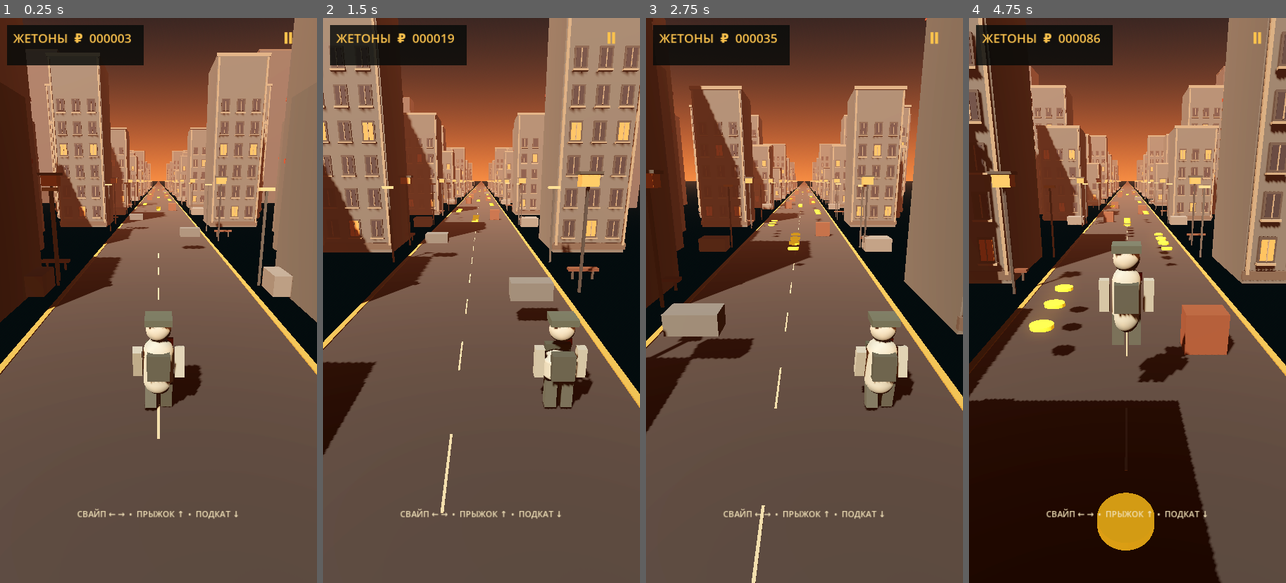
Above: before the commit, frames 1-4 (left to right).
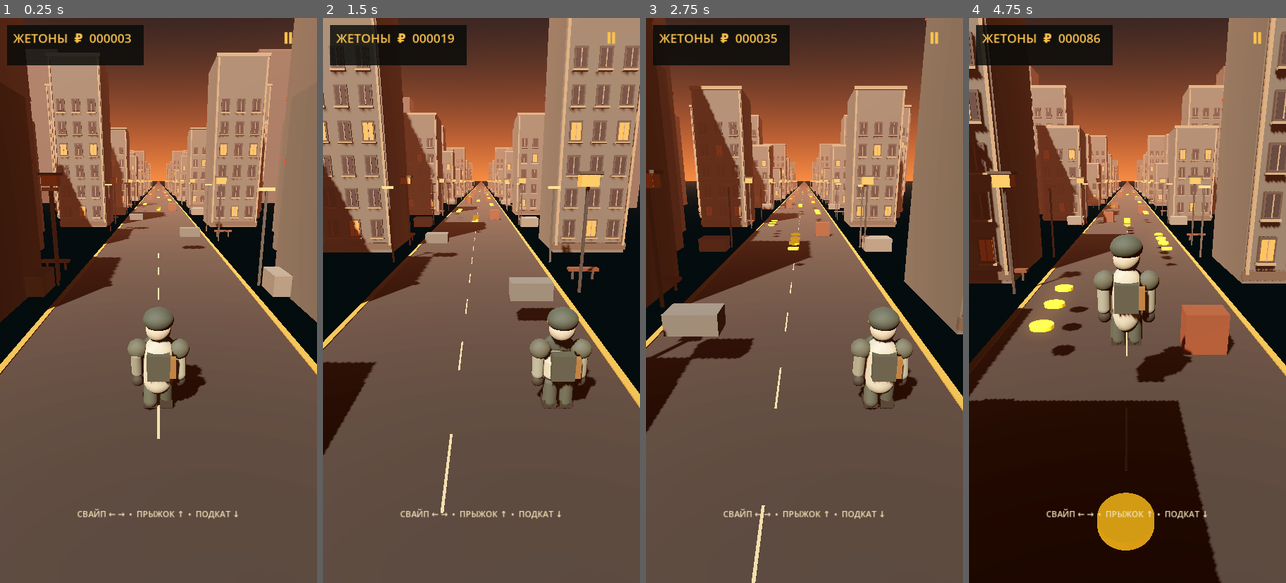
Above: after the commit, the same moments.

Repository: tushkabeliy-netizen/Atomic-Runner
Game: Godot game, scene res://scenes/Main.tscn
Same seed, same stepped clock (60 frames per second), same inputs: the game is played once before the commit and once after it.
Inputs (mouse positions are in pixels of both pictures, inside the frame that each line leads up to):
- Up to frame 1 (0.25 s): no input
- Up to frame 2 (1.5 s): tap Enter at 0.5, 0.6 s; move the mouse to (551, 272) at 0.52 s; hold Right 0.53-1.25 s; click (551, 272) at 0.67 s; drag from (418, 328) to (465, 413) at 1.27 s
- Up to frame 3 (2.75 s): move the mouse to (836, 176) at 2.02 s; hold Right from 2.03 s (still down); tap Enter at 2.1 s
- Up to frame 4 (4.75 s): release Right at 2.75 s; drag from (1111, 413) to (1032, 215) at 2.77 s; move the mouse to (1222, 385) at 3.52 s; hold Left 3.53-4.25 s; tap Enter at 3.6 s; drag from (1032, 215) to (1079, 159) at 4.27 s

The runs differ from the first frame. In frame 1, 0.9% of the frame differs, in the area x 40-66%, y 51-70%; in frame 2, 1.0%; in frame 3, 0.9%; in frame 4, 1.2%, in the area x 39-71%, y 38-65%.

Commit message:
Replace blocky runner with articulated retrofuturist armored character

Diff:
--- a/scripts/main.gd
+++ b/scripts/main.gd
@@ -171,15 +171,26 @@
     head.position = Vector3(0, 1.98, 0)
     head.material_override = _material(Color(0.72, 0.7, 0.58))
     player.add_child(head)
-    _box(player, "Helmet", Vector3(0.62, 0.16, 0.62), Vector3(0, 2.22, 0), Color(0.22, 0.29, 0.24))
-    _box(player, "Armored chest", Vector3(0.62, 0.48, 0.2), Vector3(0, 1.25, -0.34), Color(0.16, 0.23, 0.19))
-    _box(player, "Chest insignia", Vector3(0.22, 0.12, 0.07), Vector3(0, 1.38, -0.46), Color(0.72, 0.16, 0.1))
-    _box(player, "Red shoulder marking", Vector3(0.16, 0.18, 0.08), Vector3(0.28, 1.48, -0.42), Color(0.65, 0.13, 0.09))
-    arm_left = _box(player, "Left arm", Vector3(0.22, 0.72, 0.24), Vector3(-0.49, 1.16, 0), Color(0.57, 0.59, 0.5))
-    arm_right = _box(player, "Right arm", Vector3(0.22, 0.72, 0.24), Vector3(0.49, 1.16, 0), Color(0.57, 0.59, 0.5))
-    leg_left = _box(player, "Left leg", Vector3(0.27, 0.72, 0.31), Vector3(-0.19, 0.38, 0.02), Color(0.23, 0.29, 0.25))
-    leg_right = _box(player, "Right leg", Vector3(0.27, 0.72, 0.31), Vector3(0.19, 0.38, 0.02), Color(0.23, 0.29, 0.25))
+    _sphere_part(player, "Helmet shell", Vector3(0.35, 0.27, 0.35), Vector3(0, 2.22, 0.01), Color(0.19, 0.27, 0.23))
+    _sphere_part(player, "Helmet brow", Vector3(0.34, 0.07, 0.31), Vector3(0, 2.12, -0.08), Color(0.42, 0.39, 0.28))
+    _sphere_part(player, "Helmet visor", Vector3(0.22, 0.105, 0.075), Vector3(0, 2.03, -0.265), Color(0.07, 0.19, 0.22))
+    _sphere_part(player, "Armored chest", Vector3(0.43, 0.43, 0.17), Vector3(0, 1.31, -0.31), Color(0.15, 0.23, 0.19))
+    _sphere_part(player, "Chest insignia", Vector3(0.13, 0.13, 0.045), Vector3(0, 1.42, -0.47), Color(0.78, 0.18, 0.1))
+    _sphere_part(player, "Left shoulder armor", Vector3(0.24, 0.23, 0.25), Vector3(-0.48, 1.48, -0.01), Color(0.25, 0.31, 0.26))
+    _sphere_part(player, "Right shoulder armor", Vector3(0.24, 0.23, 0.25), Vector3(0.48, 1.48, -0.01), Color(0.25, 0.31, 0.26))
+    arm_left = _capsule_part(player, "Left arm", 0.145, 0.82, Vector3(-0.5, 1.12, 0.0), Color(0.48, 0.53, 0.45))
+    arm_right = _capsule_part(player, "Right arm", 0.145, 0.82, Vector3(0.5, 1.12, 0.0), Color(0.48, 0.53, 0.45))
+    _sphere_part(player, "Left glove", Vector3(0.15, 0.15, 0.15), Vector3(-0.5, 0.66, -0.015), Color(0.12, 0.16, 0.14))
+    _sphere_part(player, "Right glove", Vector3(0.15, 0.15, 0.15), Vector3(0.5, 0.66, -0.015), Color(0.12, 0.16, 0.14))
+    leg_left = _capsule_part(player, "Left leg", 0.17, 0.82, Vector3(-0.19, 0.39, 0.02), Color(0.21, 0.28, 0.24))
+    leg_right = _capsule_part(player, "Right leg", 0.17, 0.82, Vector3(0.19, 0.39, 0.02), Color(0.21, 0.28, 0.24))
+    _sphere_part(player, "Left knee plate", Vector3(0.16, 0.14, 0.09), Vector3(-0.19, 0.48, -0.16), Color(0.46, 0.42, 0.31))
+    _sphere_part(player, "Right knee plate", Vector3(0.16, 0.14, 0.09), Vector3(0.19, 0.48, -0.16), Color(0.46, 0.42, 0.31))
+    _box(player, "Left boot", Vector3(0.31, 0.18, 0.48), Vector3(-0.19, 0.09, -0.09), Color(0.12, 0.15, 0.13))
+    _box(player, "Right boot", Vector3(0.31, 0.18, 0.48), Vector3(0.19, 0.09, -0.09), Color(0.12, 0.15, 0.13))
     _box(player, "Backpack", Vector3(0.52, 0.62, 0.28), Vector3(0, 1.2, 0.34), Color(0.19, 0.25, 0.21))
+    _box(player, "Backpack canister", Vector3(0.16, 0.48, 0.17), Vector3(0.31, 1.2, 0.38), Color(0.48, 0.35, 0.18))
+    _box(player, "Utility belt", Vector3(0.62, 0.12, 0.3), Vector3(0, 0.82, -0.015), Color(0.12, 0.16, 0.14))
     player.position = Vector3(0, 0, PLAYER_Z)
 
 func _build_camera() -> void:
@@ -430,6 +441,31 @@
     if is_instance_valid(score_label):
         score_label.text = "ЖЕТОНЫ  ₽  %06d" % score
 
+func _sphere_part(parent: Node, label: String, dimensions: Vector3, pos: Vector3, color: Color) -> MeshInstance3D:
+    var node := MeshInstance3D.new()
+    node.name = label
+    var mesh := SphereMesh.new()
+    mesh.radius = 1.0
+    mesh.height = 2.0
+    node.mesh = mesh
+    node.scale = dimensions
+    node.position = pos
+    node.material_override = _material(color)
+    parent.add_child(node)
+    return node
+
+func _capsule_part(parent: Node, label: String, radius: float, height: float, pos: Vector3, color: Color) -> MeshInstance3D:
+    var node := MeshInstance3D.new()
+    node.name = label
+    var mesh := CapsuleMesh.new()
+    mesh.radius = radius
+    mesh.height = height
+    node.mesh = mesh
+    node.position = pos
+    node.material_override = _material(color)
+    parent.add_child(node)
+    return node
+
 func _box(parent: Node, label: String, size: Vector3, pos: Vector3, color: Color) -> MeshInstance3D:
     var node := MeshInstance3D.new()
     node.name = label
